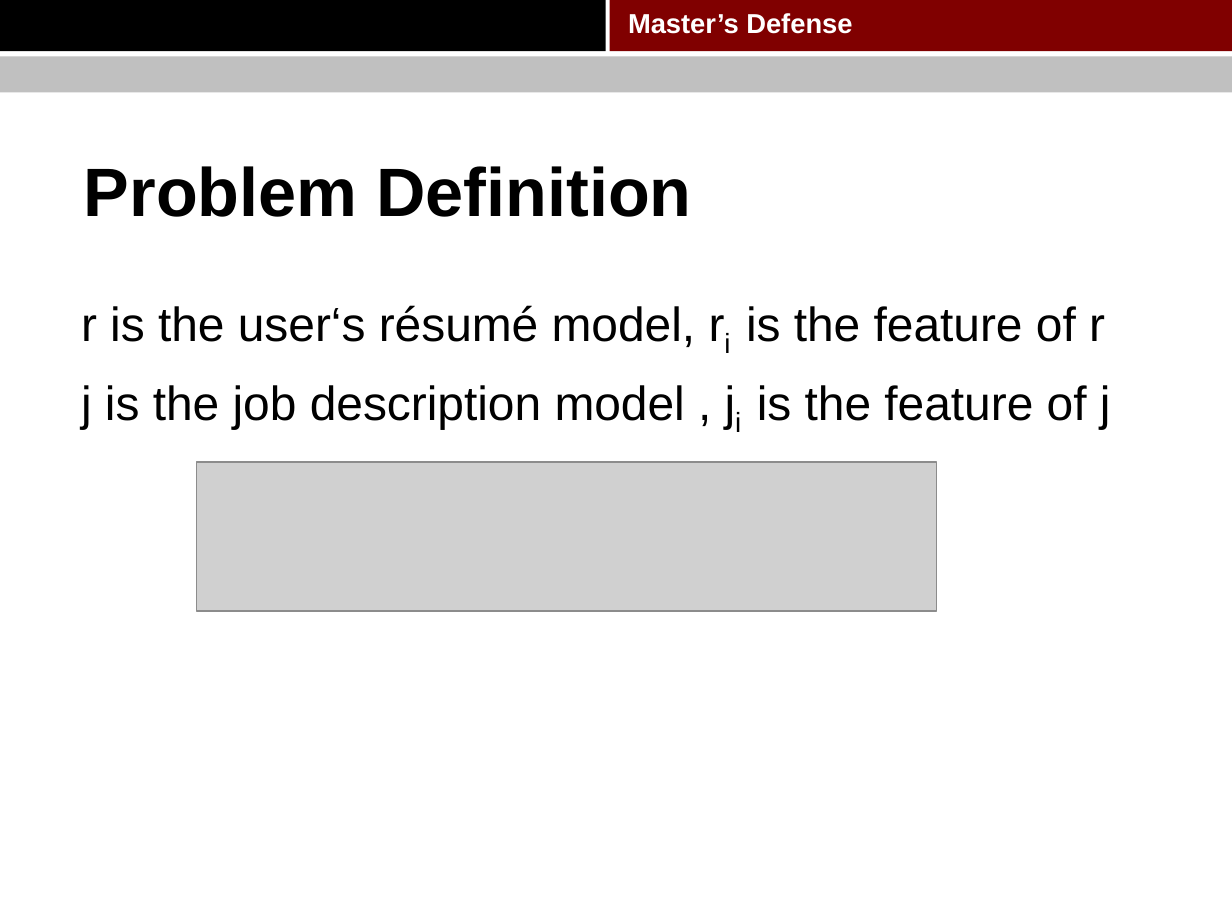
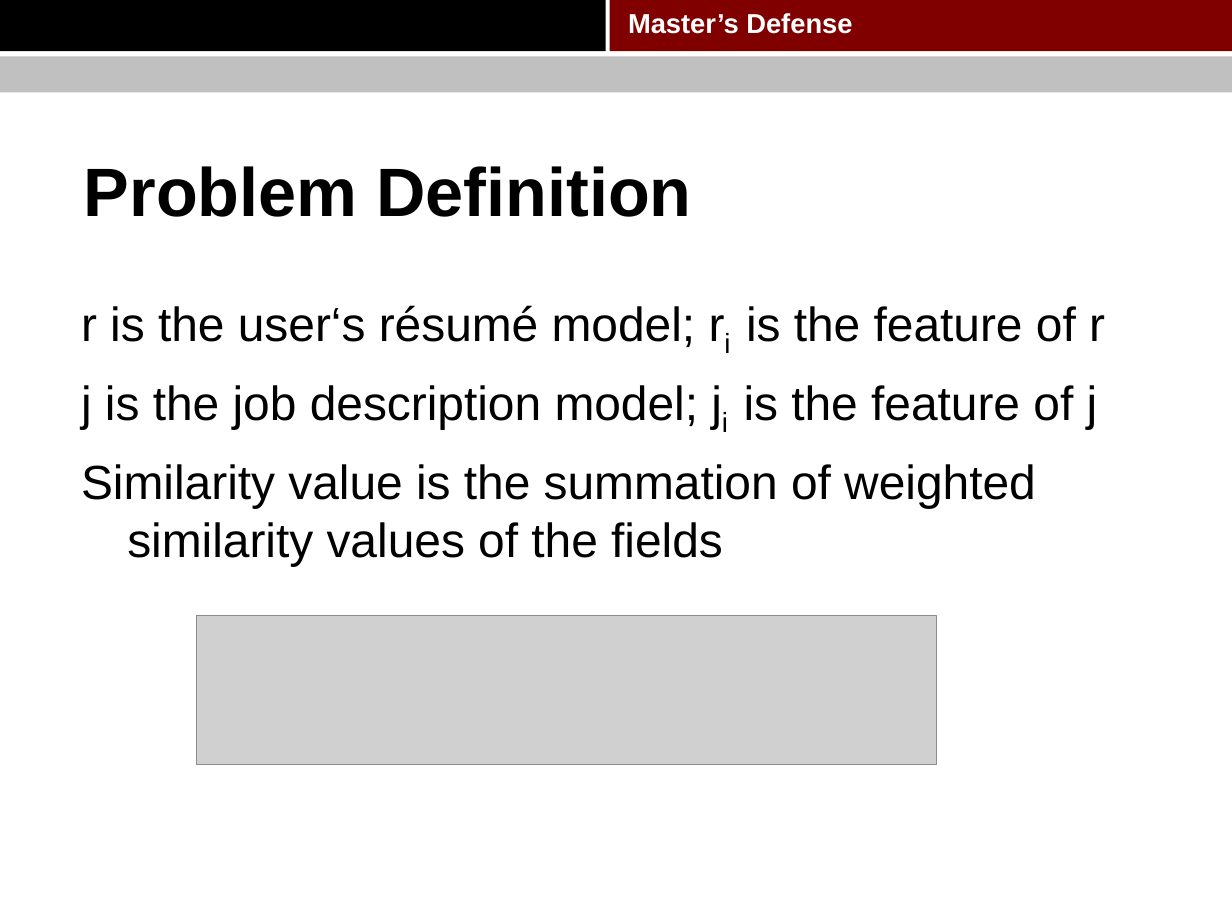
Before and after one commit to pkushiqiang/thesis, a slide deck: slide 19 of media/Master's thesis.pptx. Drawn at 1232x924 pixels with LibreOffice and Linux fonts; fonts in the diff are those of the drawing; grey boxes stand for pictures; background and template pictures are left out. Boxes give left, top, right and bottom in pixels: in the first picture for what was removed or moved away, otherwise in the second. Text is boxed around its words. In the diff, an @@ line names an element or a change of style, - is before the commit and + after.

```diff
--- a/media/Master's thesis.pptx
+++ b/media/Master's thesis.pptx
@@ text at (81, 305, 1105, 566): text changed @@
-r is the user‘s résumé model, ri is the feature of r
-j is the job description model , ji is the feature of j
+r is the user‘s résumé model; ri is the feature of r
+j is the job description model; ji is the feature of j
+Similarity value is the summation of weighted similarity values of the fields
@@ picture: place and size @@
-picture at (196, 462, 936, 611)
+picture at (196, 616, 936, 765)
```
Also in this commit, not shown: 38 other slides changed, 6 slides added, 2 slides removed.
